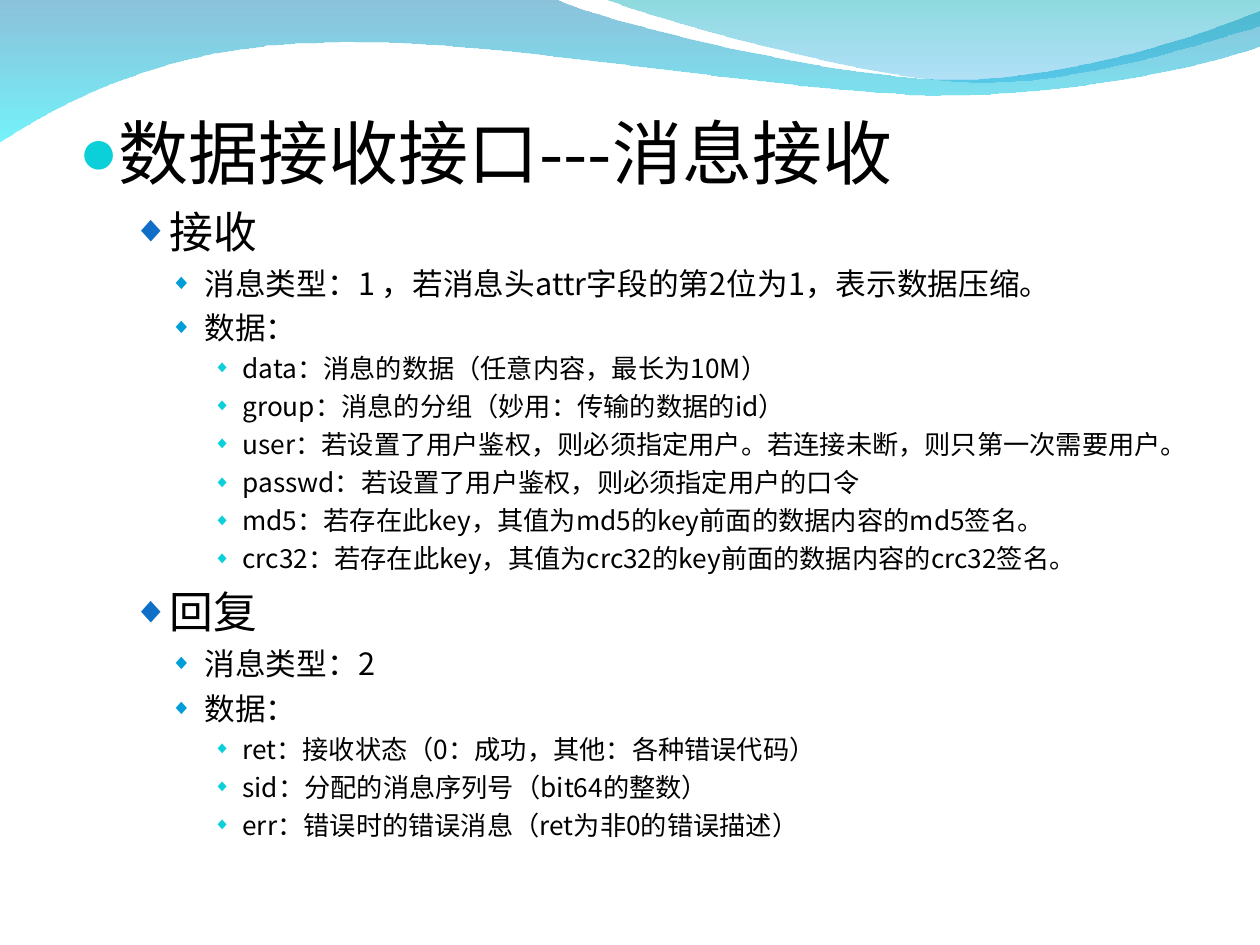
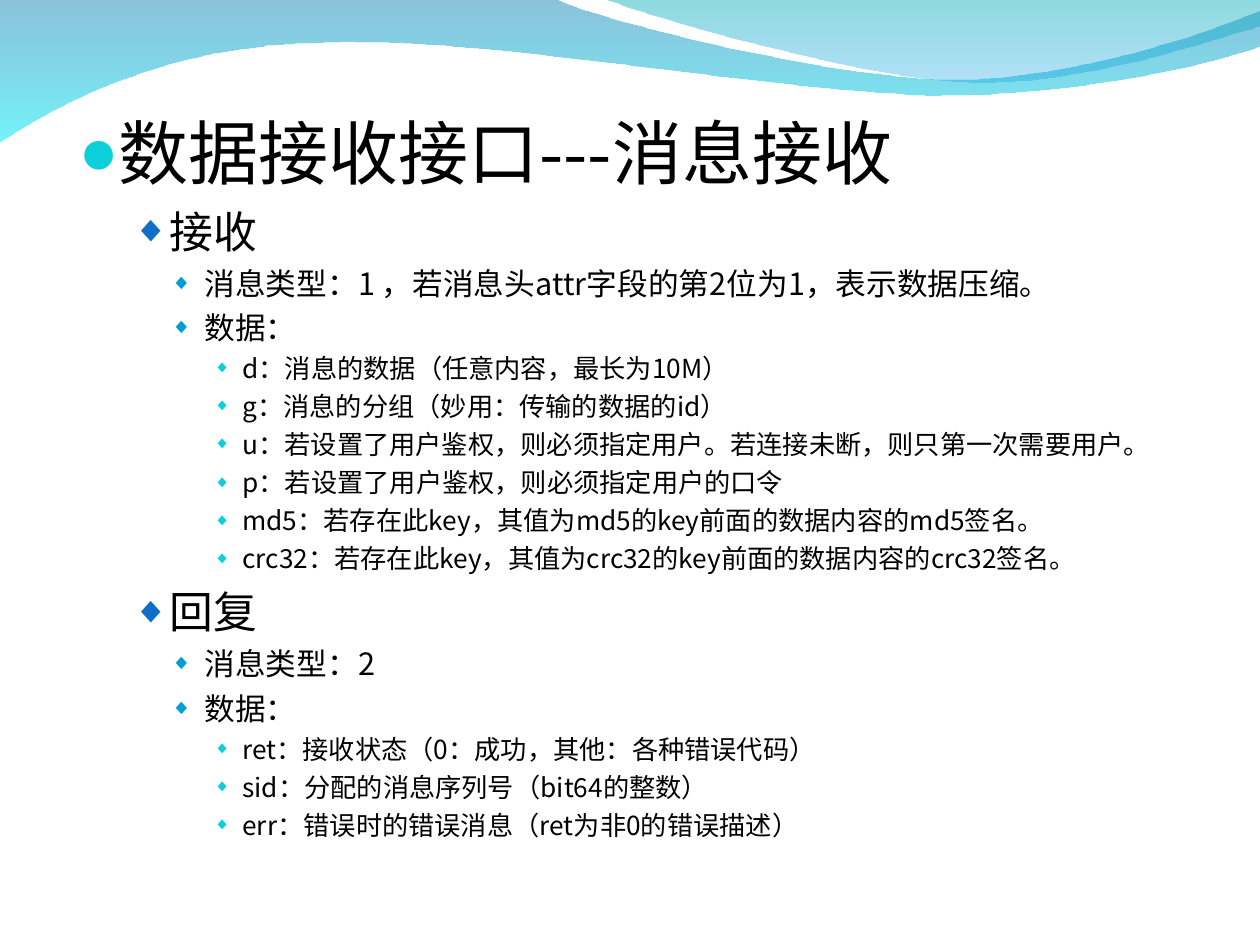
Before and after one commit to burstas/cwinux-mq, a slide deck: slide 14 of mq/doc/mq_introduce.ppt. Drawn at 1260x945 pixels with LibreOffice and Linux fonts; fonts in the diff are those of the drawing; background and template pictures are left out. Boxes give left, top, right and bottom in pixels: in the first picture for what was removed or moved away, otherwise in the second. Text is boxed around its words. In the diff, an @@ line names an element or a change of style, - is before the commit and + after.

```diff
--- a/mq/doc/mq_introduce.ppt
+++ b/mq/doc/mq_introduce.ppt
@@ text at <box>242,355,1149,498</box>: text changed @@
-      ◆ data：消息的数据（任意内容，最长为10M）
-      ◆ group：消息的分组（妙用：传输的数据的id）
-      ◆ user：若设置了用户鉴权，则必须指定用户。若连接未断，则只第一次需要用户。
-      ◆ passwd：若设置了用户鉴权，则必须指定用户的口令
+      ◆ d：消息的数据（任意内容，最长为10M）
+      ◆ g：消息的分组（妙用：传输的数据的id）
+      ◆ u：若设置了用户鉴权，则必须指定用户。若连接未断，则只第一次需要用户。
+      ◆ p：若设置了用户鉴权，则必须指定用户的口令
```
Also in this commit, not shown: 13 other slides changed, 2 slides added, 1 slide removed, 1 other file.
